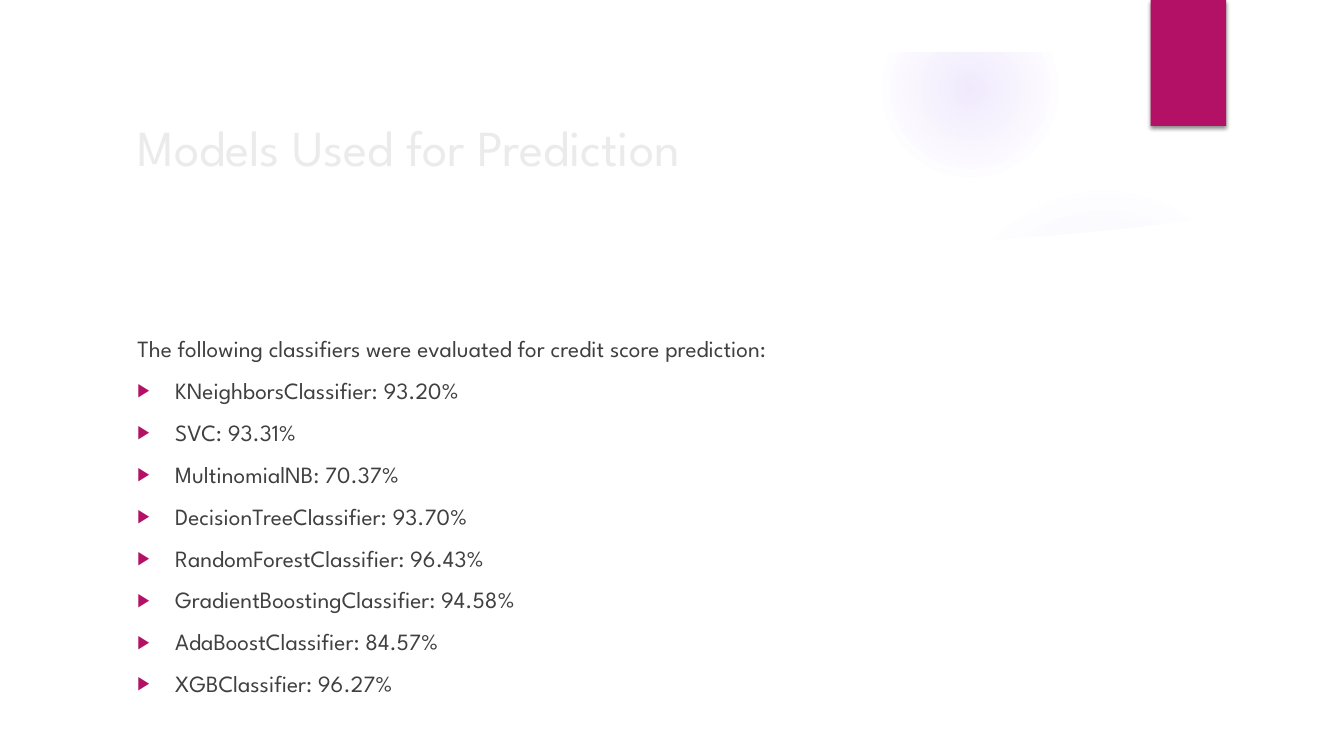
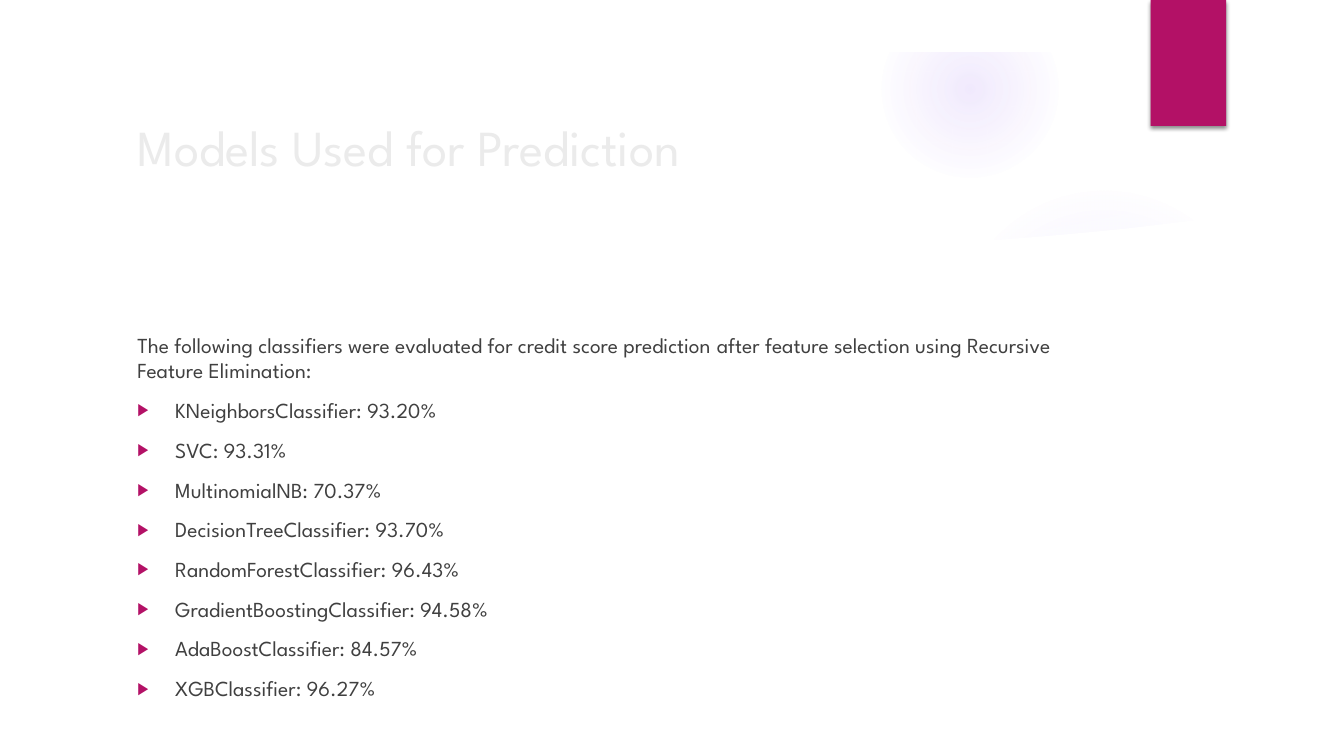
Before and after one commit to Anson369/Credit-card-status-prediction, a slide deck: slide 4 of Credit_Score_Status_Prediction_Presentation.pptx. Drawn at 1344x756 pixels with LibreOffice and Linux fonts; fonts in the diff are those of the drawing; background and template pictures are left out. Boxes give left, top, right and bottom in pixels: in the first picture for what was removed or moved away, otherwise in the second. Text is boxed around its words. In the diff, an @@ line names an element or a change of style, - is before the commit and + after.

```diff
--- a/Credit_Score_Status_Prediction_Presentation.pptx
+++ b/Credit_Score_Status_Prediction_Presentation.pptx
@@ text at [137,338,1050,379]: text changed; size 16.6 to 15.3 pt @@
-The following classifiers were evaluated for credit score prediction:
+The following classifiers were evaluated for credit score prediction after feature selection using Recursive Feature Elimination:
@@ text at [175,403,488,697]: size 16.6 to 15.3 pt in "KNeighborsClassifier: 93.20%", "SVC: 93.31%", "MultinomialNB: 70.37%", "DecisionTreeClassifier: 93.70%" and 4 more places @@
```
Also in this commit, not shown: 2 other files.
